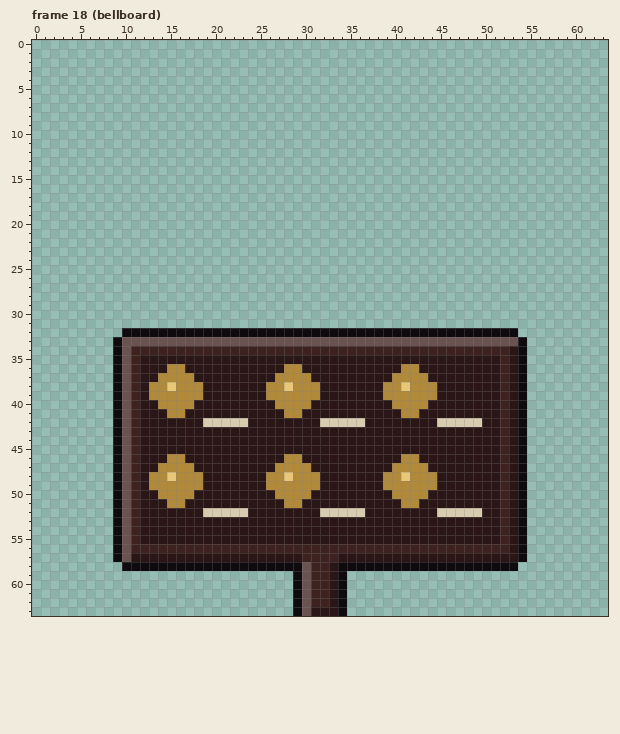
Two states of a pixel-art file, art/xsa_cm.aseprite. This is how it looked before the edit.
64x64 pixels, 35 frames. Pixels under 10% opacity are left out. Colours within 5 levels of each other are drawn and written as one. Shown: frame 18 (bellboard). The commit also changed other frames, which this record leaves out.
After:
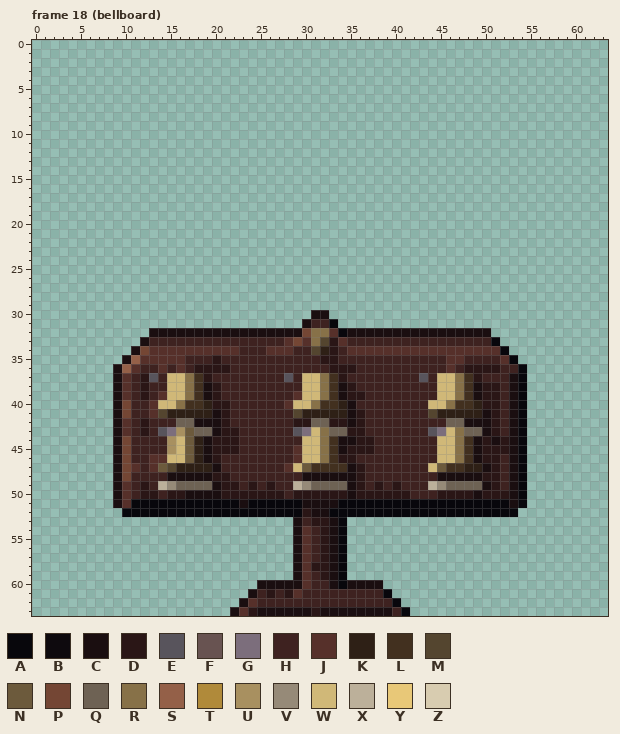
Palette (. is transparent): A #08070c  B #0e0a0e  C #1a0e10  D #2a1616  E #58545c  F #685351  G #7c6e7c  H #3e2220  J #56302a  K #2e2016  L #42301f  M #54452f  N #6c5a3c  P #744634  Q #6e6254  R #877148  S #946048  T #b08a3a  U #a89060  V #968a78  W #d0b878  X #bcb09a  Y #e8c878  Z #d8ccb0
Diff:
--- frame 18 (bellboard)
@@ x 0..63 @@
 29 ................................................................
-30 ................................................................
-31 ................................................................
-32 ..........BBBBBBBBBBBBBBBBBBBBBBBBBBBBBBBBBBBBBBBBBBBB..........
-33 .........BFFFFFFFFFFFFFFFFFFFFFFFFFFFFFFFFFFFFFFFFFFFFB.........
-34 .........BFHHHHHHHHHHHHHHHHHHHHHHHHHHHHHHHHHHHHHHHHHHDB.........
-35 .........BFHDDDDDDDDDDDDDDDDDDDDDDDDDDDDDDDDDDDDDDDDHDB.........
-36 .........BFHDDDTTDDDDDDDDDDDTTDDDDDDDDDDDTTDDDDDDDDDHDB.........
-37 .........BFHDDTTTTDDDDDDDDDTTTTDDDDDDDDDTTTTDDDDDDDDHDB.........
-38 .........BFHDTTYTTTDDDDDDDTTYTTTDDDDDDDTTYTTTDDDDDDDHDB.........
-39 .........BFHDTTTTTTDDDDDDDTTTTTTDDDDDDDTTTTTTDDDDDDDHDB.........
-40 .........BFHDDTTTTDDDDDDDDDTTTTDDDDDDDDDTTTTDDDDDDDDHDB.........
-41 .........BFHDDDTTDDDDDDDDDDDTTDDDDDDDDDDDTTDDDDDDDDDHDB.........
-42 .........BFHDDDDDDDZZZZZDDDDDDDDZZZZZDDDDDDDDZZZZZDDHDB.........
-43 .........BFHDDDDDDDDDDDDDDDDDDDDDDDDDDDDDDDDDDDDDDDDHDB.........
-44 .........BFHDDDDDDDDDDDDDDDDDDDDDDDDDDDDDDDDDDDDDDDDHDB.........
-45 .........BFHDDDDDDDDDDDDDDDDDDDDDDDDDDDDDDDDDDDDDDDDHDB.........
-46 .........BFHDDDTTDDDDDDDDDDDTTDDDDDDDDDDDTTDDDDDDDDDHDB.........
-47 .........BFHDDTTTTDDDDDDDDDTTTTDDDDDDDDDTTTTDDDDDDDDHDB.........
-48 .........BFHDTTYTTTDDDDDDDTTYTTTDDDDDDDTTYTTTDDDDDDDHDB.........
-49 .........BFHDTTTTTTDDDDDDDTTTTTTDDDDDDDTTTTTTDDDDDDDHDB.........
-50 .........BFHDDTTTTDDDDDDDDDTTTTDDDDDDDDDTTTTDDDDDDDDHDB.........
-51 .........BFHDDDTTDDDDDDDDDDDTTDDDDDDDDDDDTTDDDDDDDDDHDB.........
-52 .........BFHDDDDDDDZZZZZDDDDDDDDZZZZZDDDDDDDDZZZZZDDHDB.........
-53 .........BFHDDDDDDDDDDDDDDDDDDDDDDDDDDDDDDDDDDDDDDDDHDB.........
-54 .........BFHDDDDDDDDDDDDDDDDDDDDDDDDDDDDDDDDDDDDDDDDHDB.........
-55 .........BFHDDDDDDDDDDDDDDDDDDDDDDDDDDDDDDDDDDDDDDDDHDB.........
-56 .........BFHHHHHHHHHHHHHHHHHHHHHHHHHHHHHHHHHHHHHHHHHHDB.........
-57 .........BFDDDDDDDDDDDDDDDDDDDHHHHDDDDDDDDDDDDDDDDDDDDB.........
-58 ..........BBBBBBBBBBBBBBBBBBBBFHHDBBBBBBBBBBBBBBBBBBBB..........
-59 .............................BFHHDB.............................
-60 .............................BFHHDB.............................
-61 .............................BFHHDB.............................
-62 .............................BFHHDB.............................
-63 .............................BFDDDB.............................
+30 ...............................CC...............................
+31 ..............................CHHA..............................
+32 .............CCCCCCCCCCCCCCCCCPRRJACCCCCCCCCCCCCCCC.............
+33 ............CHHHHHHHHHHHHHHHJPJRMDJHHHHHHHHHHHHHHHHA............
+34 ...........CPJJJJJJJJJJHHHJJJHHMKDHJJJJJJJJJJJJJJJJJA...........
+35 ..........CSJJJJJHHHDHHHHHHHHHHHDDHHHHHHHHHHHHJJHHHHJA..........
+36 .........CSJHHJHJHDDDDHHHHHHHHHHHDDDHHHHHHHHHHJHDDDDHHA.........
+37 .........CJHDEHWWRLDHHHHHHHHEHWWRLDHHHHHHHHEHWWRLDHHHCA.........
+38 .........CJHDHHWWRLCDHHHHHHHHHWWRLCDHHHHHHHHHWWRLCDDHCA.........
+39 .........CJHDHJWWRLCDHHHHHHHHJWWRLCDDHHHHHHHHWWRLCDDHCA.........
+40 .........CPHHJWWRLLKDDHHHHHHJWWRLLKCHHHHHHHHWWRLLKDDHCA.........
+41 .........CPHHJMKKKKKCDHHHHHHHMKKKKKCDHHHHHHHMKKKKKCDHCA.........
+42 .........CJHDHHHQQCCCDHHHHHHHDDQQDDCDHHHHHHHHHQQCCCDHCA.........
+43 .........CJHDHEGUNQQCDDHHHHHHEGWRQQDDHHHHHHHEGWRQQCDHCA.........
+44 .........CPHHHHUWNKCDDDHHHHHHHWWRLCCDDHHHHHHHWWRLCDCDCA.........
+45 .........CPHHHHUWNKCDDDHHHHHHJWWRLCDDDHHHHHHHWWRLCDDDCA.........
+46 .........CPHHJJWWNKCDHHHHHHHHJWWRLDDHHHHHHHHHWWRLCDDHCA.........
+47 .........CPJHJNMKKKKCHHHHHHHJWNLLLLCDHHHHHHHWNLLKKCDHCA.........
+48 .........CPHHHHCCCCCDDHHHHHHHHCCCCCCDHHHHHHHHCCCCCDDHCA.........
+49 .........CJHDHXVQQQQCDDHDHDHHXVQQQQCDHDHDHHHXVQQQQCDHCA.........
+50 .........CJHDDHDDCCCCDDDDDDDHDDDDDDCDDDDDDHHHDDDDCDDDCA.........
+51 .........CJAAAAAAAAAAAACAAAAAACCCCAAAAAAAAAAAAAAAAAAACA.........
+52 ..........AAAAAAAAAAAAAAAAAAAADCCAAAAAAAAAAAAAAAAAAAAA..........
+53 .............................CHDDCA.............................
+54 .............................CJHDCA.............................
+55 .............................CJHDCA.............................
+56 .............................CJHDCA.............................
+57 .............................CJHDCA.............................
+58 .............................CJDDCA.............................
+59 .............................CJHDCA.............................
+60 .........................CCCCCJHHCACCCC.........................
+61 ........................CHDHDJHHHHHHHHHA........................
+62 .......................CJHHHHHHHHHHHHHHHA.......................
+63 ......................CJDCCCCCCDCCCCCCCCHA......................
